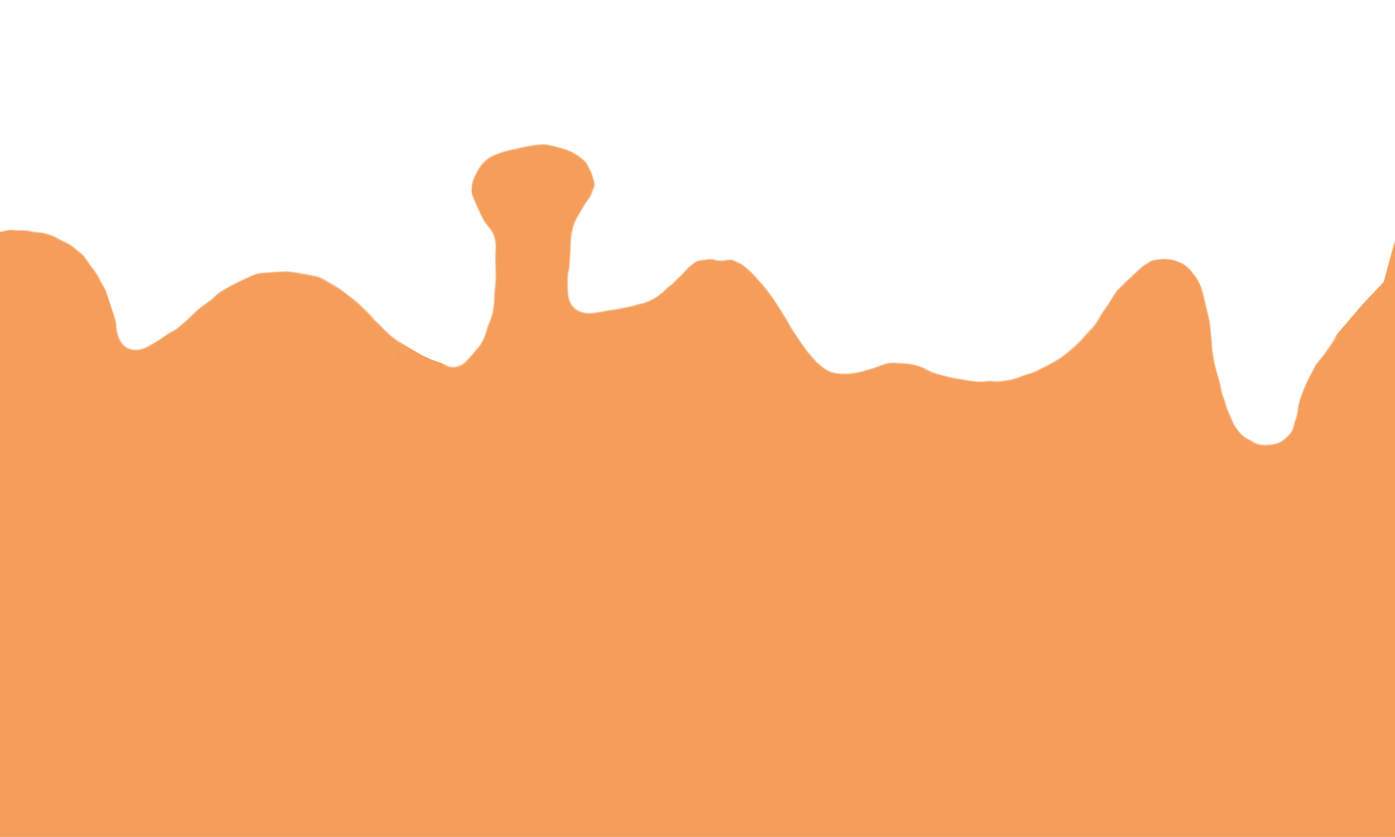
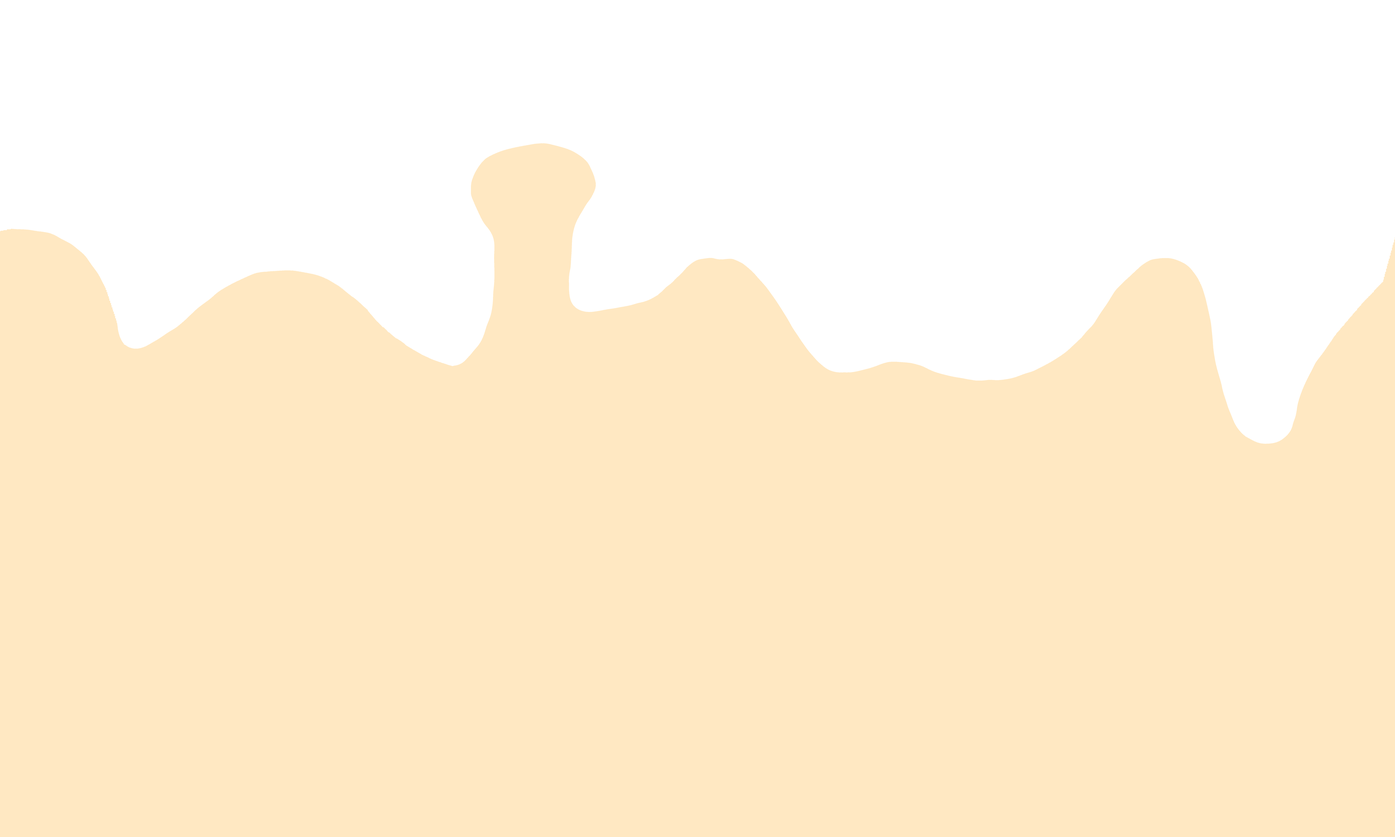
Revision of a layered (1395, 837) image; what changed, layer by layer:
painted on "Layer 1" over 0, 143, 1395, 837
